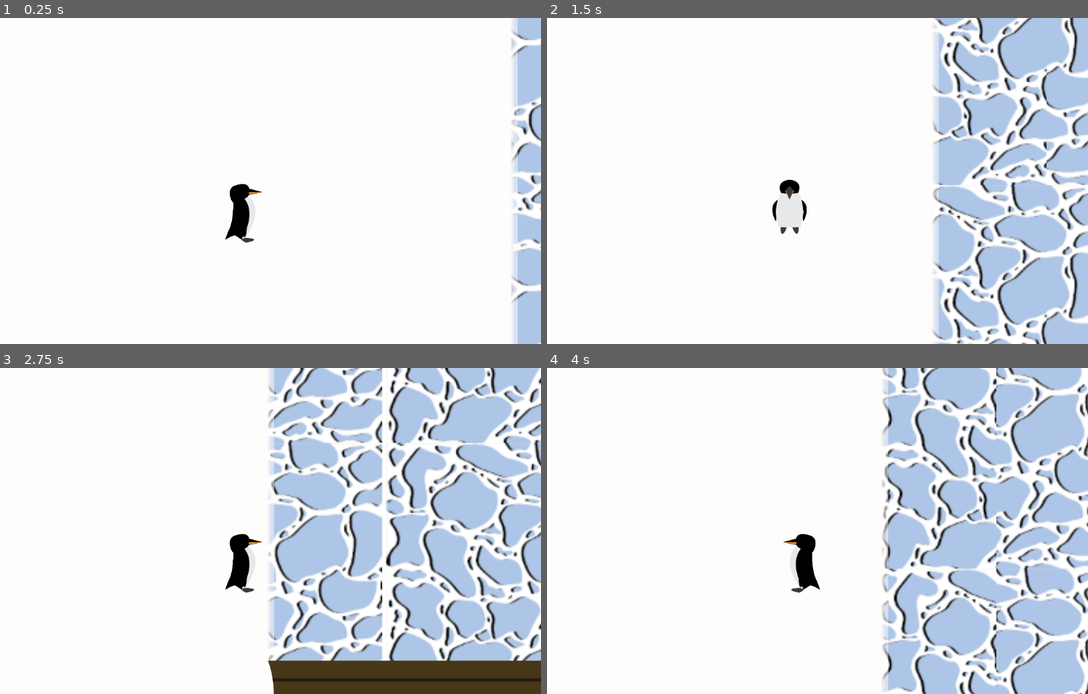
Above: before the commit, frames 1-4 (two rows, left to right).
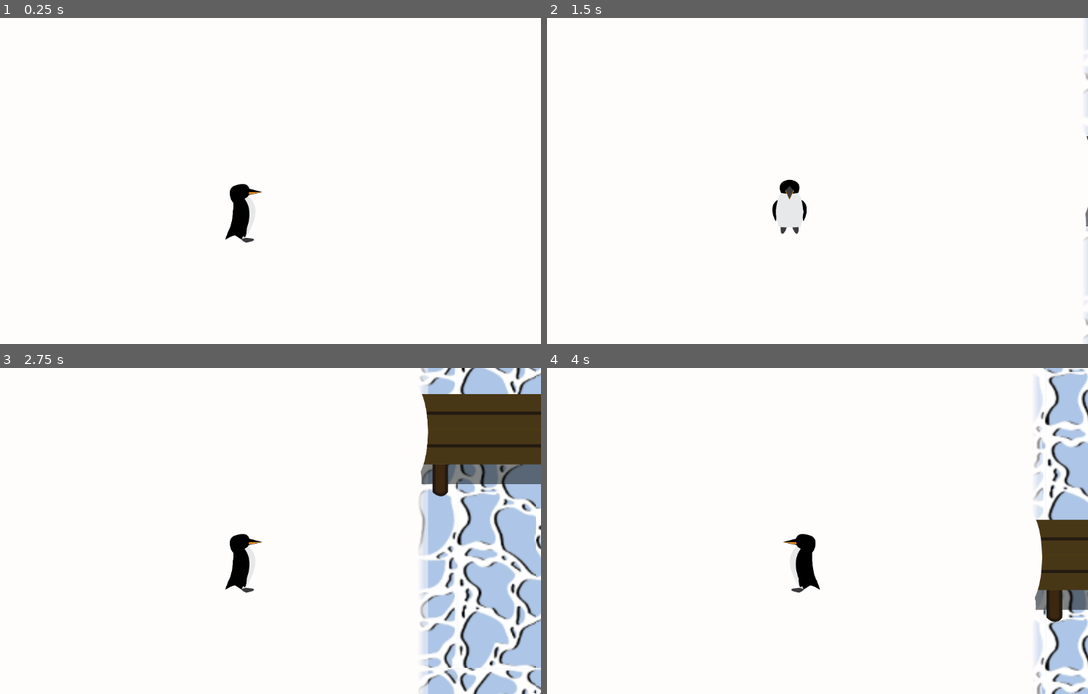
Above: after the commit, the same moments.

Repository: gkdjldgs/Wintergame9
Game: Godot game, scene res://main.tscn
The game is run twice, just before and just after one commit, with the same random seed, the same clock (stepped at 60 frames per second) and the same inputs.
Inputs:
- Up to frame 1 (0.25 s): no input
- Up to frame 2 (1.5 s): tap Enter at 0.5 s; hold D (right) 0.53-1.28 s; tap Alt at 0.6 s; hold S (back) from 1.28 s (still down); tap Shift at 1.35 s
- Up to frame 3 (2.75 s): release S (back) at 2.03 s; hold D (right) from 2.03 s (still down); tap Alt at 2.1 s
- Up to frame 4 (4 s): release D (right) at 2.78 s; hold W (forward) 2.78-3.53 s; tap Shift at 2.85 s; hold A (left) from 3.53 s (still down); tap Alt at 3.6 s

The runs differ from the first frame. In frame 1, 4.2% of the frame differs, in the area x 94-100%, y 0-100%; in frame 2, 22%; in frame 3, 38%, in the area x 49-100%, y 0-100%; in frame 4, 29%.

Commit message:
IGLOOS
maybe this'll be ashop of somesorts?

Diff:
--- a/main.tscn
+++ b/main.tscn
@@ -1,15 +1,16 @@
-[gd_scene load_steps=10 format=3 uid="uid://coir2sg72qby0"]
+[gd_scene load_steps=12 format=3 uid="uid://coir2sg72qby0"]
 
 [ext_resource type="PackedScene" uid="uid://u22bg6m3sgeg" path="res://snow.tscn" id="1_ig7tw"]
 [ext_resource type="Texture2D" uid="uid://bbaonq22hnj7b" path="res://images/wateranime-ezgif.com-gif-to-sprite-converter.png" id="2_0xm2m"]
 [ext_resource type="Texture2D" uid="uid://bb8f0wp6jwvkk" path="res://images/snowfloor.png" id="3_1bvp3"]
 [ext_resource type="PackedScene" uid="uid://ciw52kvx5ymnm" path="res://actual_penguin.tscn" id="3_h2yge"]
 [ext_resource type="Texture2D" uid="uid://d4g6njwqu3jfr" path="res://images/bridge.png" id="5_lquwl"]
+[ext_resource type="Texture2D" uid="uid://djojkc3sjmxsl" path="res://images/igloo.png" id="6_7mycd"]
 
 [sub_resource type="TileSetAtlasSource" id="TileSetAtlasSource_h2yge"]
 texture = ExtResource("2_0xm2m")
 texture_region_size = Vector2i(178, 178)
-0:0/animation_speed = 10.0
+0:0/animation_speed = 2.2
 0:0/animation_frame_0/duration = 1.0
 0:0/animation_frame_1/duration = 1.0
 0:0/animation_frame_2/duration = 1.0
@@ -92,35 +93,39 @@
 sources/1 = SubResource("TileSetAtlasSource_lquwl")
 
 [sub_resource type="CircleShape2D" id="CircleShape2D_1bvp3"]
-radius = 14.035668
+radius = 5.0
+
+[sub_resource type="RectangleShape2D" id="RectangleShape2D_7mycd"]
+size = Vector2(237, 182)
 
 [node name="Node2D" type="Node2D"]
 
 [node name="Snowgenerator" parent="." instance=ExtResource("1_ig7tw")]
-position = Vector2(-77, 11)
+position = Vector2(5, 318)
 
 [node name="TileMap" type="TileMap" parent="."]
 z_index = -6
 position = Vector2(94, 35)
 tile_set = SubResource("TileSet_ig7tw")
 format = 2
-layer_0/tile_data = PackedInt32Array(2228290, 0, 0, 2228279, …(334 unchanged characters)… 0, 65558, 0, 0, 65547, 0, 0, 65536, 0, 0)
+layer_0/tile_data = PackedInt32Array(2228290, 0, 0, 2228279, …(334 unchanged characters)… 0, 65558, 0, 0, 65547, 0, 0, 65536, 0, 0, 2949142, 0, 0, 2949153, 0, 0, 2949164, 0, 0, 2949175, 0, 0, 2949186, 0, 0, 3670038, 0, 0, 3670049, 0, 0, 3670060, 0, 0, 3670071, 0, 0, 3670082, 0, 0, -655338, 0, 0, -655327, 0, 0, -655316, 0, 0, -655315, 0, 0, -655304, 0, 0, -655293, 0, 0)
 
 [node name="Penguin" parent="." instance=ExtResource("3_h2yge")]
 z_index = 2
-position = Vector2(275, 119)
+position = Vector2(165, 310)
 
 [node name="CollisionShape2D" type="CollisionShape2D" parent="Penguin"]
-position = Vector2(-9, 33)
+position = Vector2(-9, 39)
 shape = SubResource("CircleShape2D_1bvp3")
 
 [node name="Snowfloor" type="Sprite2D" parent="."]
 z_index = -4
-position = Vector2(237.00003, 324.76193)
-scale = Vector2(3.4159358, 5.316986)
+position = Vector2(132.93384, 345.00003)
+scale = Vector2(4.969162, 8.149254)
 texture = ExtResource("3_1bvp3")
 
 [node name="RigidBody2D" type="StaticBody2D" parent="."]
+visible = false
 
 [node name="CollisionPolygon2D" type="CollisionPolygon2D" parent="RigidBody2D"]
 position = Vector2(51, -1)
@@ -133,3 +138,14 @@
 position = Vector2(620.00006, 337)
 scale = Vector2(0.175, 0.175)
 texture = ExtResource("5_lquwl")
+
+[node name="StaticBody2D" type="StaticBody2D" parent="."]
+
+[node name="Sprite2D" type="Sprite2D" parent="StaticBody2D"]
+position = Vector2(225, 106.99999)
+scale = Vector2(0.1510289, 0.1510289)
+texture = ExtResource("6_7mycd")
+
+[node name="CollisionShape2D" type="CollisionShape2D" parent="StaticBody2D"]
+position = Vector2(222, 108)
+shape = SubResource("RectangleShape2D_7mycd")
--- a/snow.tscn
+++ b/snow.tscn
@@ -9,14 +9,15 @@
 [sub_resource type="ParticleProcessMaterial" id="ParticleProcessMaterial_ov2c2"]
 particle_flag_disable_z = true
 emission_shape = 3
-emission_box_extents = Vector3(600, 50, 1)
-gravity = Vector3(0, 40, 0)
+emission_box_extents = Vector3(600, 350, 1)
+gravity = Vector3(12, 55, 0)
 radial_accel_min = -1.0000023
 radial_accel_max = -1.0000023
 damping_min = 5.0
 damping_max = 5.0
 scale_min = 2.0
 scale_max = 5.0
+color = Color(0.79607844, 0.79607844, 0.79607844, 0.827451)
 color_ramp = SubResource("GradientTexture1D_nqr5d")
 collision_mode = 1
 collision_friction = 1.0
@@ -26,7 +27,7 @@
 
 [node name="GPUParticles2D" type="GPUParticles2D" parent="."]
 position = Vector2(603, -53)
-amount = 80
-lifetime = 20.0
+amount = 120
+lifetime = 15.0
 speed_scale = 1.35
 process_material = SubResource("ParticleProcessMaterial_ov2c2")
Binary file added: images/igloo.png
Not shown, added: images/igloo.png.import
